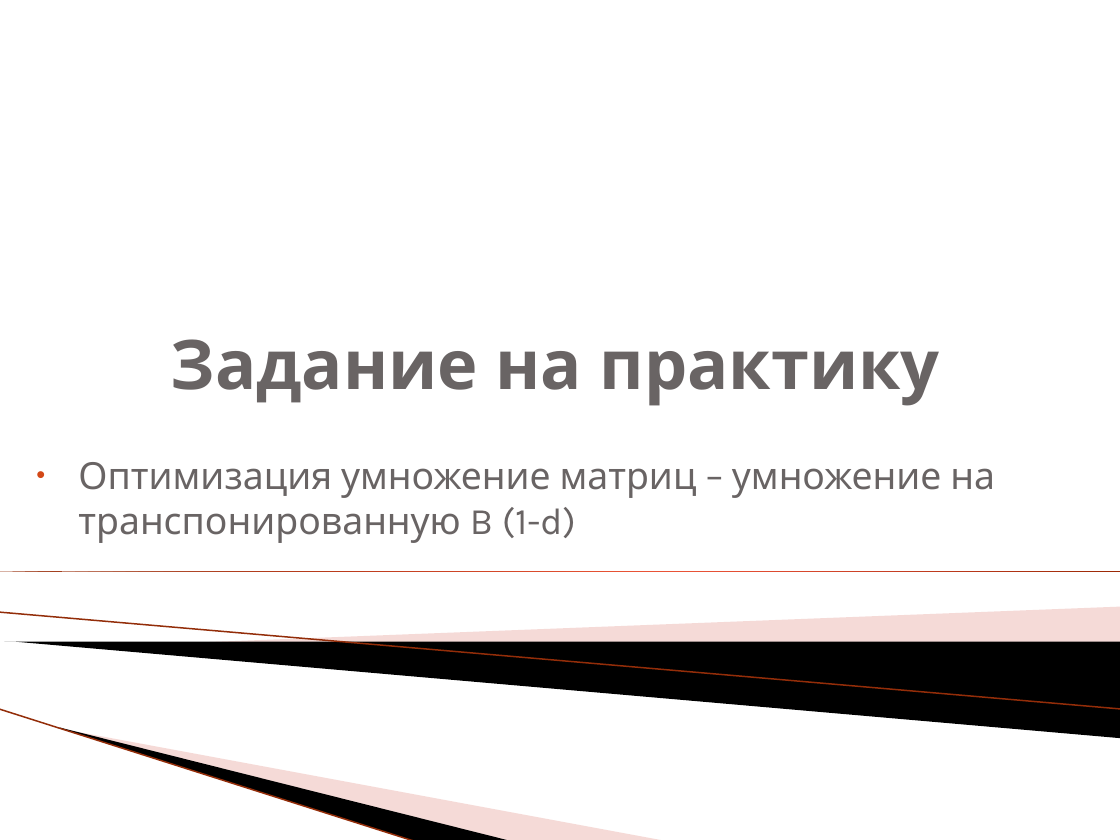
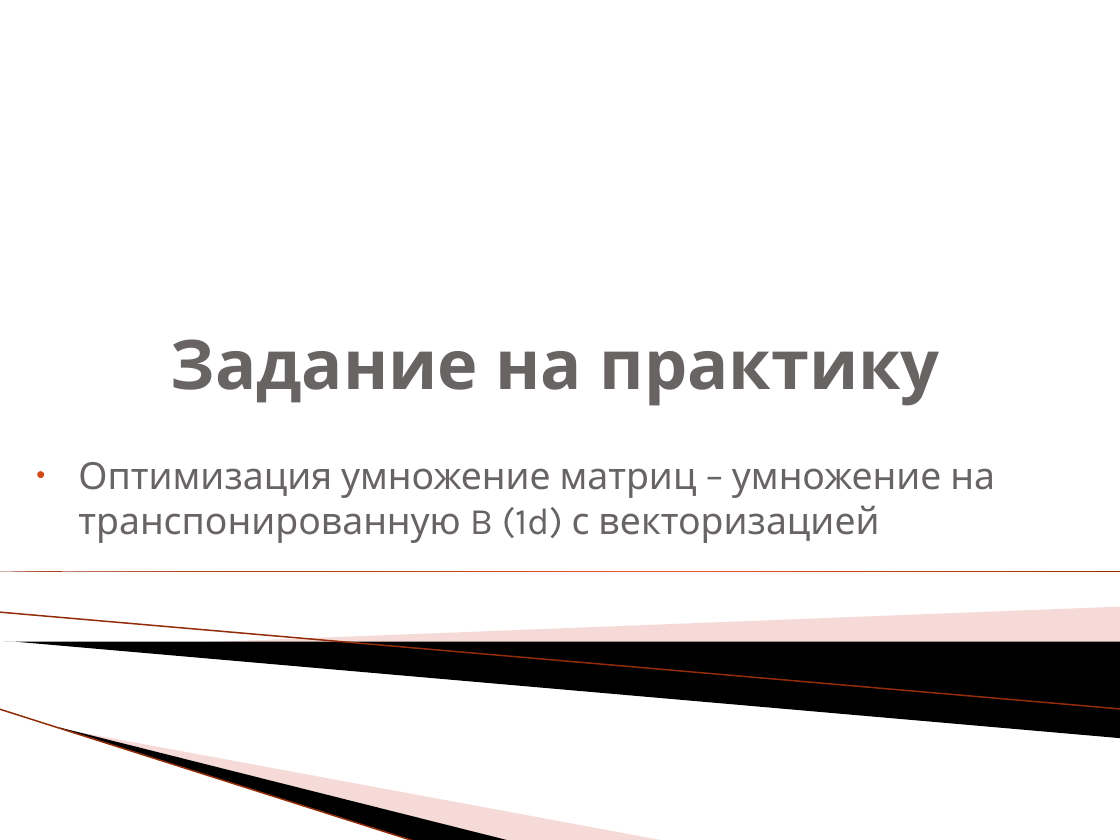
Before and after one commit to HPC-lab-ITIS/OpenCL, a slide deck: slide 14 of materials/lec_2/lec_2.pptx (slide 11 before the commit). Drawn at 1120x840 pixels with LibreOffice and Linux fonts; fonts in the diff are those of the drawing; background and template pictures are left out. Boxes give left, top, right and bottom in pixels: in the first picture for what was removed or moved away, otherwise in the second. Text is boxed around its words. In the diff, an @@ line names an element or a change of style, - is before the commit and + after.

```diff
--- a/materials/lec_2/lec_2.pptx
+++ b/materials/lec_2/lec_2.pptx
@@ subtitle at (78,462,995,543): text changed @@
-• Оптимизация умножение матриц – умножение на транспонированную B (1-d)
+• Оптимизация умножение матриц – умножение на транспонированную B (1d) с векторизацией
```
Also in this commit, not shown: 3 slides added, 3 other files.
